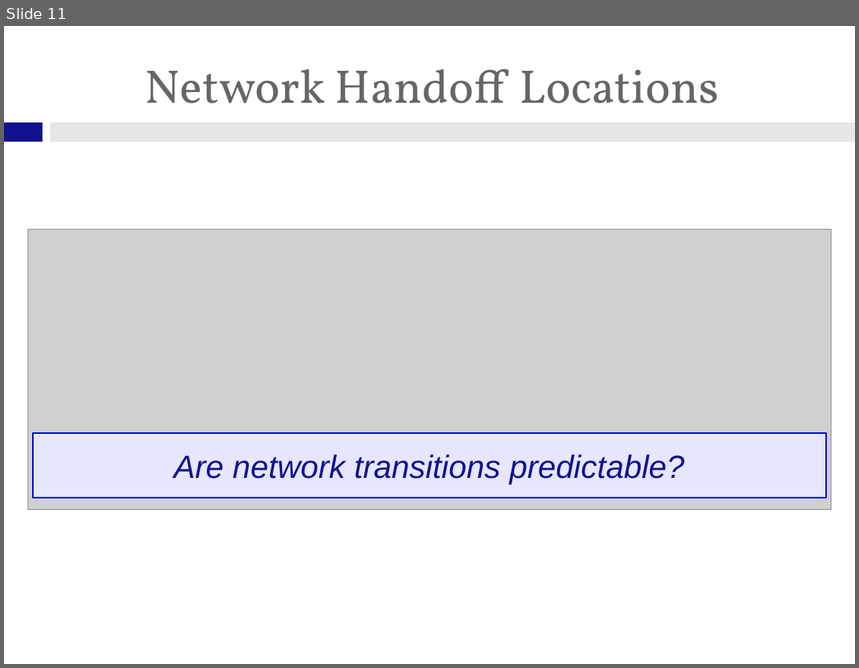
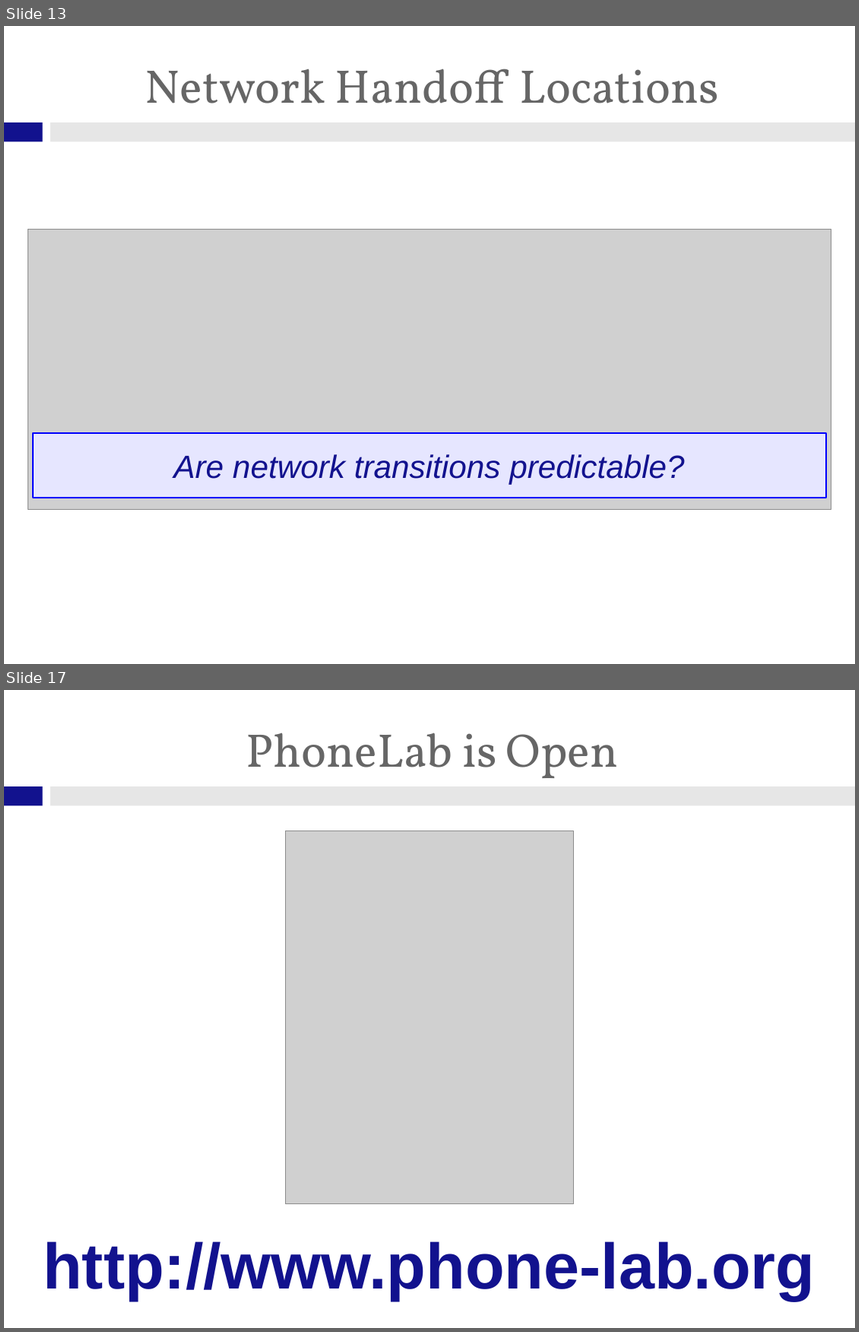
Before and after one commit to gchallen/talks.sensemine2013-phonelab, a slide deck: talk.odp. Shown one above the other, each under a label of ours: slide 11 before the commit, slides 13 and 17 after it; the slides between them are not shown. The pictures are 859x668 and 859x1332 pixels, drawn with LibreOffice and Linux fonts; fonts in the diff are those of the drawing; grey boxes stand for pictures; background and template pictures are left out. Boxes give left, top, right and bottom in pixels: in the first picture for what was removed or moved away, otherwise in the second. Text is boxed around its words. In the diff, an @@ line names an element or a change of style, - is before the commit and + after.

```diff
--- a/talk.odp
+++ b/talk.odp
@@ slide 17 added at (4,690,855,1328), background #FFFFFF; not listed: 2 template elements that a slide beside it also shows @@
@@ title added at (246,733,618,778), 44 pt, text #666666 @@
+PhoneLab is Open
@@ picture added at (285,831,574,1205) @@
@@ text added at (43,1242,815,1301), 60 pt, text #12128E, bold @@
+http://www.phone-lab.org
@@ what was slide 11 is now slide 13 @@
```
Also in this commit, not shown: 1 slide changed, 7 other slides added, 2 slides removed, 9 other files.
